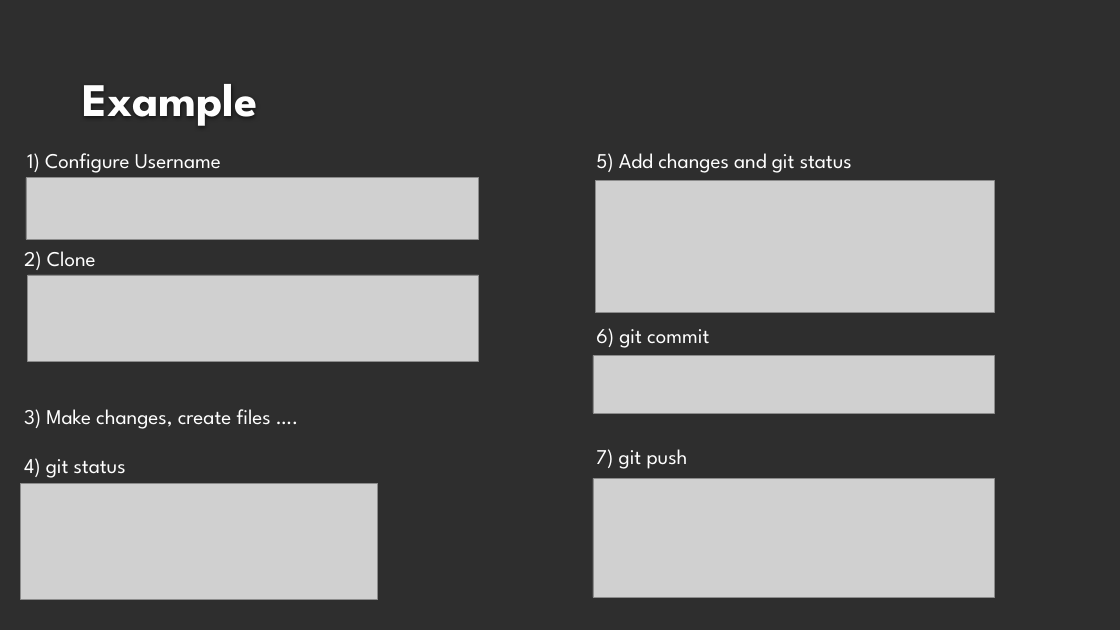
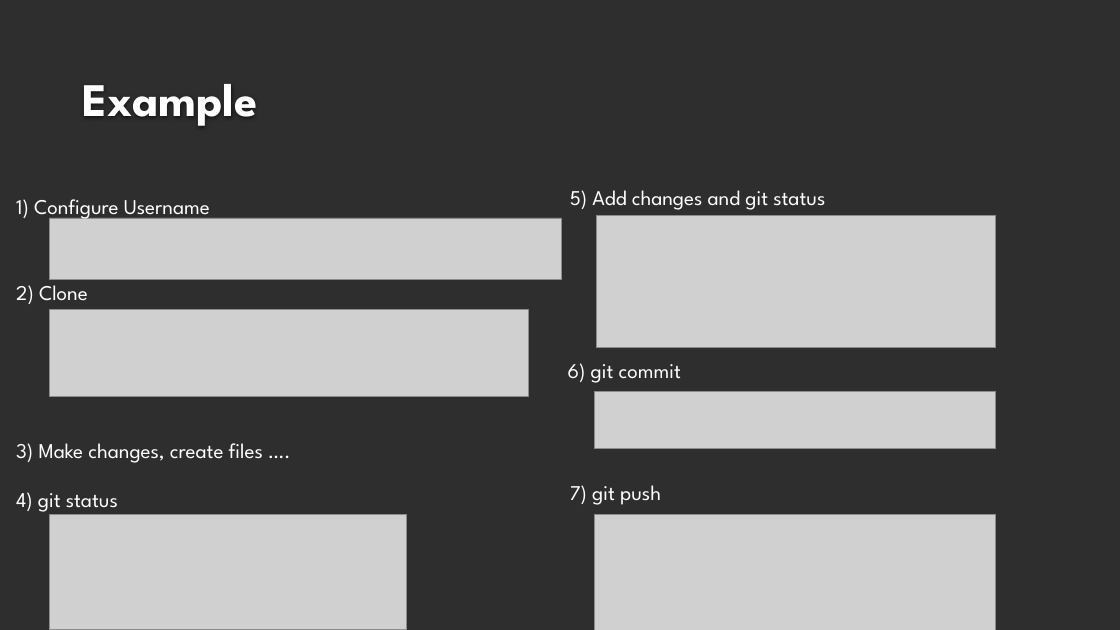
Before and after one commit to ajbolous/labRep, a slide deck: slide 7 of other/presentations/Git , GitHub Tutorial.pptx. Drawn at 1120x630 pixels with LibreOffice and Linux fonts; fonts in the diff are those of the drawing; grey boxes stand for pictures; background and template pictures are left out. Boxes give left, top, right and bottom in pixels: in the first picture for what was removed or moved away, otherwise in the second. Text is boxed around its words. In the diff, an @@ line names an element or a change of style, - is before the commit and + after.

```diff
--- a/other/presentations/Git , GitHub Tutorial.pptx
+++ b/other/presentations/Git , GitHub Tutorial.pptx
@@ text "1) Configure Username" moved from (x1=27, y1=153, x2=221, y2=173) to (x1=16, y1=199, x2=210, y2=220) @@
@@ text "5) Add changes and git ..." moved from (x1=596, y1=153, x2=852, y2=173) to (x1=570, y1=190, x2=825, y2=210) @@
@@ picture resized from (x1=26, y1=177, x2=479, y2=239) to (x1=50, y1=218, x2=562, y2=280) @@
@@ picture resized from (x1=28, y1=275, x2=479, y2=361) to (x1=50, y1=310, x2=528, y2=397) @@
@@ text "6) git commit" moved from (x1=596, y1=328, x2=709, y2=348) to (x1=568, y1=363, x2=681, y2=383) @@
@@ 3 pictures moved together from (x1=593, y1=181, x2=994, y2=598) to (x1=595, y1=216, x2=996, y2=630) @@
@@ 3 texts moved together from (x1=24, y1=251, x2=271, y2=478) to (x1=16, y1=279, x2=263, y2=512) @@
@@ text "7) git push" moved from (x1=596, y1=449, x2=688, y2=469) to (x1=570, y1=485, x2=661, y2=505) @@
@@ picture moved from (x1=21, y1=484, x2=378, y2=600) to (x1=50, y1=514, x2=407, y2=630) @@
```
Also in this commit, not shown: 2 other files.
